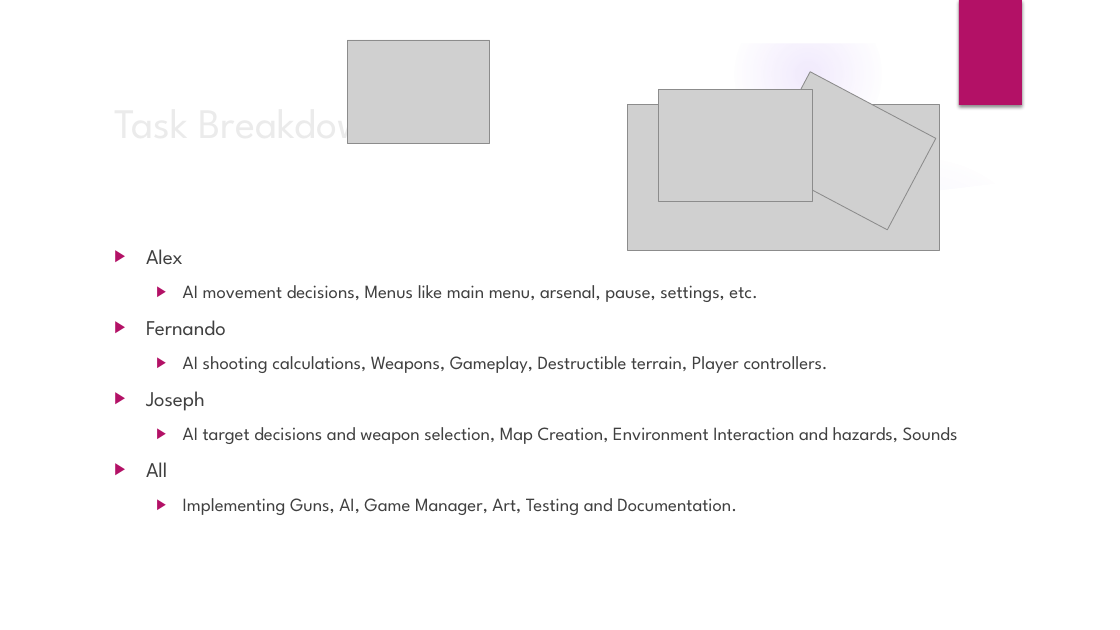
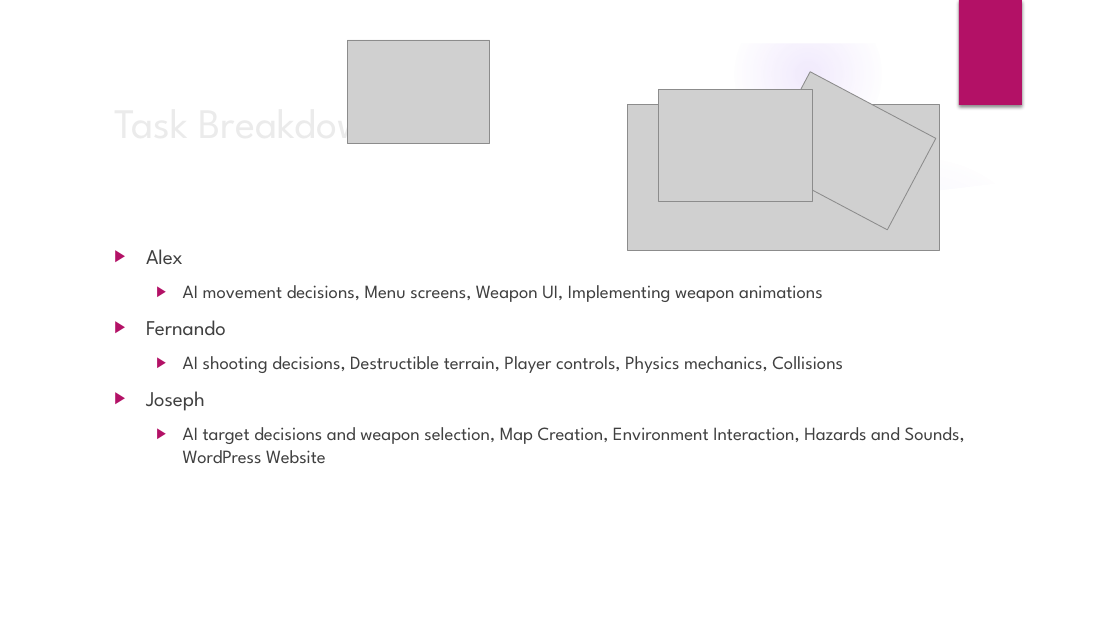
Before and after one commit to trevinofernando/2D-Tactical-Game, a slide deck: slide 7 of Game Proposal.pptx (slide 6 before the commit). Drawn at 1120x630 pixels with LibreOffice and Linux fonts; fonts in the diff are those of the drawing; grey boxes stand for pictures; background and template pictures are left out. Boxes give left, top, right and bottom in pixels: in the first picture for what was removed or moved away, otherwise in the second. Text is boxed around its words. In the diff, an @@ line names an element or a change of style, - is before the commit and + after.

Commit message:
Updates to Game Proposal slides

```diff
--- a/Game Proposal.pptx
+++ b/Game Proposal.pptx
@@ text at (x1=183, y1=285, x2=823, y2=302): text changed @@
-  ▶ AI movement decisions, Menus like main menu, arsenal, pause, settings, etc.
+  ▶ AI movement decisions, Menu screens, Weapon UI, Implementing weapon animations
@@ text at (x1=183, y1=356, x2=843, y2=373): text changed @@
-  ▶ AI shooting calculations, Weapons, Gameplay, Destructible terrain, Player controllers.
+  ▶ AI shooting decisions, Destructible terrain, Player controls, Physics mechanics, Collisions
@@ text at (x1=183, y1=427, x2=965, y2=463): text changed @@
-  ▶ AI target decisions and weapon selection, Map Creation, Environment Interaction and hazards, Sounds
-▶ All
-  ▶ Implementing Guns, AI, Game Manager, Art, Testing and Documentation.
+  ▶ AI target decisions and weapon selection, Map Creation, Environment Interaction, Hazards and Sounds, WordPress Website
```
Also in this commit, not shown: 2 other slides changed, 3 slides added, 2 slides removed.
